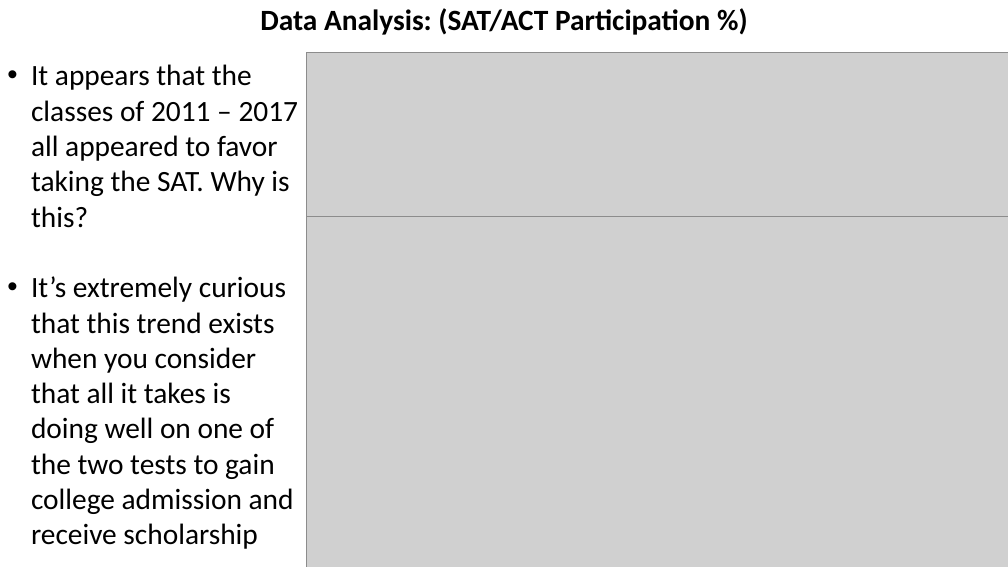
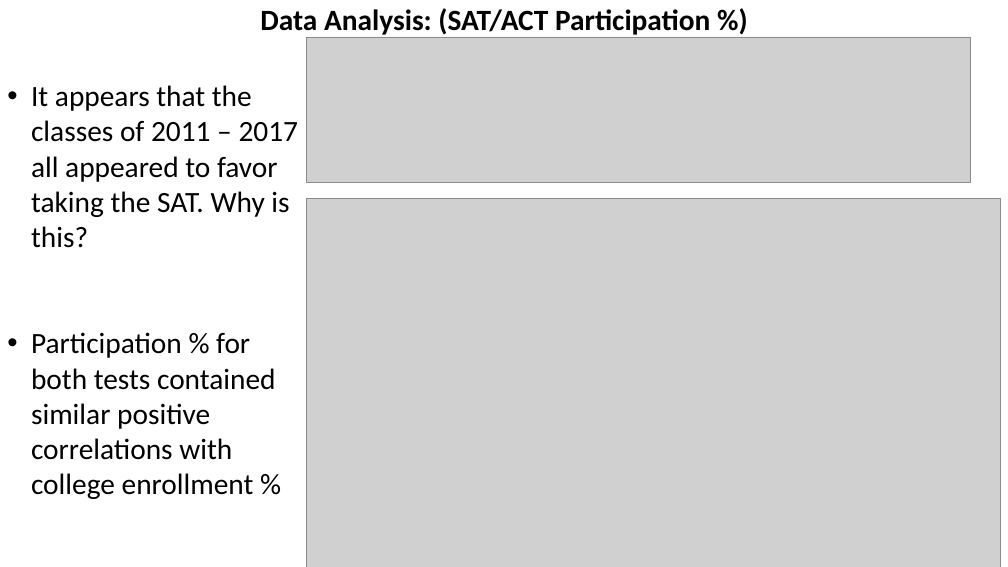
Before and after one commit to RachidRezzik/Texas_GradPercent_Predictor, a slide deck: slide 11 of TexasDistrictForecast.pptx. Drawn at 1008x567 pixels with LibreOffice and Linux fonts; fonts in the diff are those of the drawing; grey boxes stand for pictures. Boxes give left, top, right and bottom in pixels: in the first picture for what was removed or moved away, otherwise in the second. Text is boxed around its words. In the diff, an @@ line names an element or a change of style, - is before the commit and + after.

```diff
--- a/TexasDistrictForecast.pptx
+++ b/TexasDistrictForecast.pptx
@@ picture: place and size @@
-picture at (306,53,1008,216)
+picture at (306,37,971,183)
@@ text "It appears that the classes ...": place and size @@
-text "It appears that the classes ..." at (31,64,298,549)
+text "It appears that the classes ..." at (31,85,298,499)
@@ picture: place and size @@
-picture at (306,216,1008,567)
+picture at (306,199,1000,567)
@@ text at (31,332,276,499): text changed @@
-• It’s extremely curious that this trend exists when you consider that all it takes is doing well on one of the two tests to gain college admission and receive scholarship
+• Participation % for both tests contained similar positive correlations with college enrollment %
```
Also in this commit, not shown: 6 other slides changed, 14 slides added, 3 slides removed, 3 other files.
